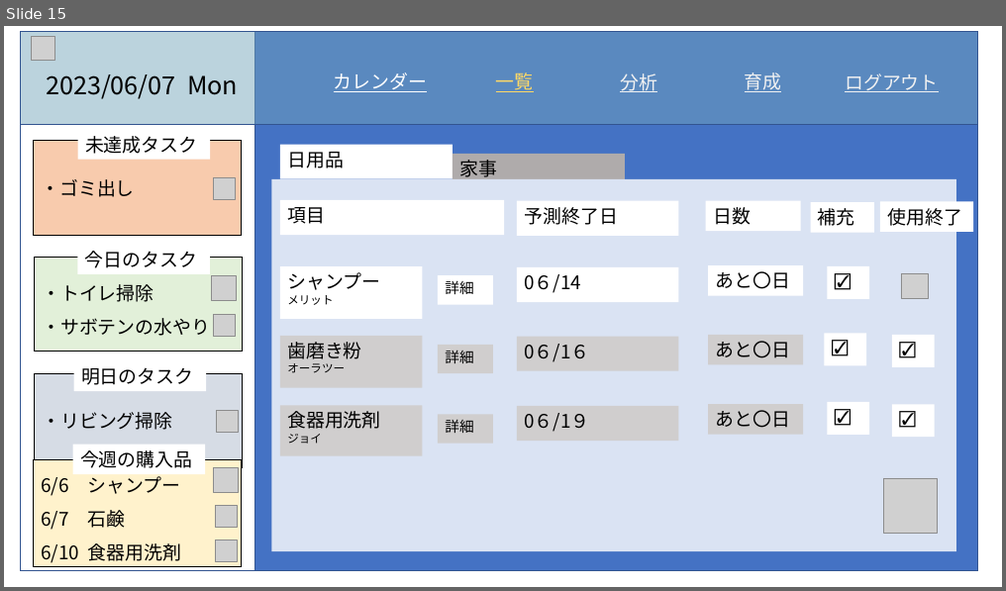
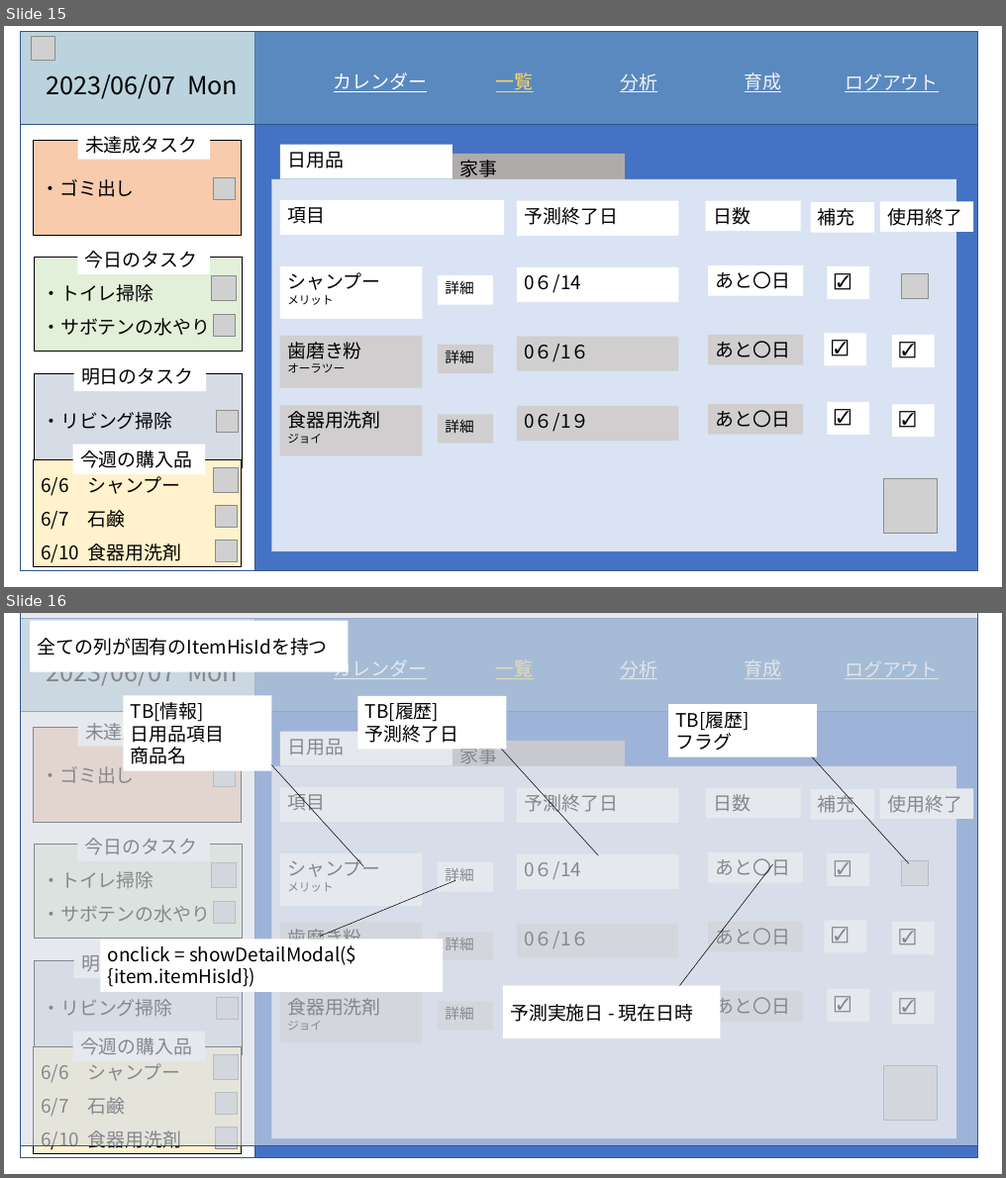
Before and after one commit to dojo2023/A-5, a slide deck: doc/外部設計_プレゼン.pptx. Shown one above the other, each under a label of ours: slide 15 before the commit, slides 15 and 16 after it. The pictures are 1006x591 and 1006x1178 pixels, drawn with LibreOffice and Linux fonts; fonts in the diff are those of the drawing; grey boxes stand for pictures. Boxes give left, top, right and bottom in pixels: in the first picture for what was removed or moved away, otherwise in the second. Text is boxed around its words. In the diff, an @@ line names an element or a change of style, - is before the commit and + after.

```diff
--- a/doc/外部設計_プレゼン.pptx
+++ b/doc/外部設計_プレゼン.pptx
@@ slide 16 added at [4,613,1002,1174], background #FFFFFF @@
@@ rectangle added at [21,618,254,1158], fill #FFFFFF, outline #325491 1 pt @@
@@ rectangle added at [21,613,978,1147], fill #D6DCE5 at 62% opacity, outline #325491 1 pt @@
@@ rectangle added at [28,618,978,1158], fill #4472C4, outline #325491 1 pt @@
@@ rectangle added at [30,621,349,672], fill #FFFFFF, 18 pt, text #000000 @@
+全ての列が固有のItemHisIdを持つ
@@ group added at [21,618,978,711]: 4 texts, 2 rounded rectangles, 1 rectangle, 1 picture @@
+カレンダー
+分析
+育成
+ログアウト
+2023/06/07 Mon
@@ rectangle added at [123,695,271,771], fill #FFFFFF, 18 pt, text #000000 @@
+TB[情報]
+日用品項目
+商品名
@@ rectangle added at [358,696,506,750], fill #FFFFFF, 18 pt, text #000000 @@
+TB[履歴]
+予測終了日
@@ rectangle added at [34,728,242,822], fill #F8CBAD, outline #000000 0.75 pt, 18 pt, text #000000 @@
+・ゴミ出し
@@ rectangle added at [78,716,211,747], fill #FFFFFF, 18 pt, text #000000 @@
+未達成タスク
@@ rectangle added at [668,704,817,758], fill #FFFFFF, 18 pt, text #000000 @@
+TB[履歴]
+フラグ
@@ line added from (363, 866) to (264, 758), #000000 0.5 pt @@
@@ line added from (598, 856) to (500, 747), #000000 0.5 pt @@
@@ line added from (909, 863) to (810, 755), #000000 0.5 pt @@
@@ picture added at [214,765,236,786] @@
@@ rectangle added at [810,789,874,820], fill #FFFFFF, 18 pt, text #000000 @@
+補充
@@ line added from (773, 864) to (678, 987), #000000 0.5 pt @@
@@ rectangle added at [828,854,870,886], fill #FFFFFF, 16 pt, text #000000 @@
+☑
@@ group added at [35,832,243,939]: 2 rectangles, 2 pictures @@
+・トイレ掃除
+・サボテンの水やり
+今日のタスク
@@ line added from (455, 881) to (320, 937), #000000 0.5 pt @@
@@ rectangle added at [825,921,867,954], fill #FFFFFF, 16 pt, text #000000 @@
+☑
@@ rectangle added at [35,961,243,1056], fill #D6DCE5, outline #000000 0.75 pt, 18 pt, text #000000 @@
+・リビング掃除
@@ rectangle added at [73,949,206,978], fill #FFFFFF, 18 pt, text #000000 @@
+明日のタスク
@@ rectangle added at [101,940,443,992], fill #FFFFFF, 18 pt, text #000000 @@
+onclick = showDetailModal(${item.itemHisId})
@@ picture added at [216,997,238,1019] @@
@@ rectangle added at [503,986,720,1039], fill #FFFFFF, 18 pt, text #000000 @@
+予測実施日 - 現在日時
@@ rectangle added at [828,989,870,1022], fill #FFFFFF, 16 pt, text #000000 @@
+☑
@@ group added at [34,1032,242,1155]: 3 pictures, 2 rectangles @@
+6/6 シャンプー
+6/7 石鹸
+6/10 食器用洗剤
+今週の購入品
@@ group added at [272,731,974,1140]: 20 rectangles, 2 pictures @@
+日用品
+家事
+シャンプー
+メリット
+0６/14
+あと〇日
+予測終了日
+項目
+日数
+詳細
+歯磨き粉
+オーラツー
+0６/1６
+あと〇日
+詳細
+☑
+食器用洗剤
+ジョイ
+あと〇日
+詳細
+☑
+使用終了
```
Also in this commit, not shown: 3 slides changed, 4 other slides added.
